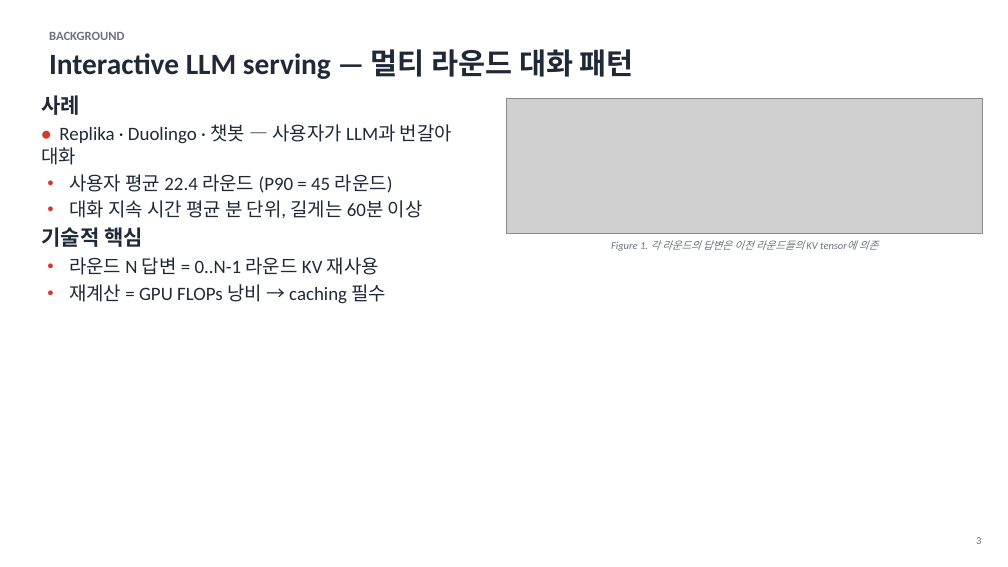
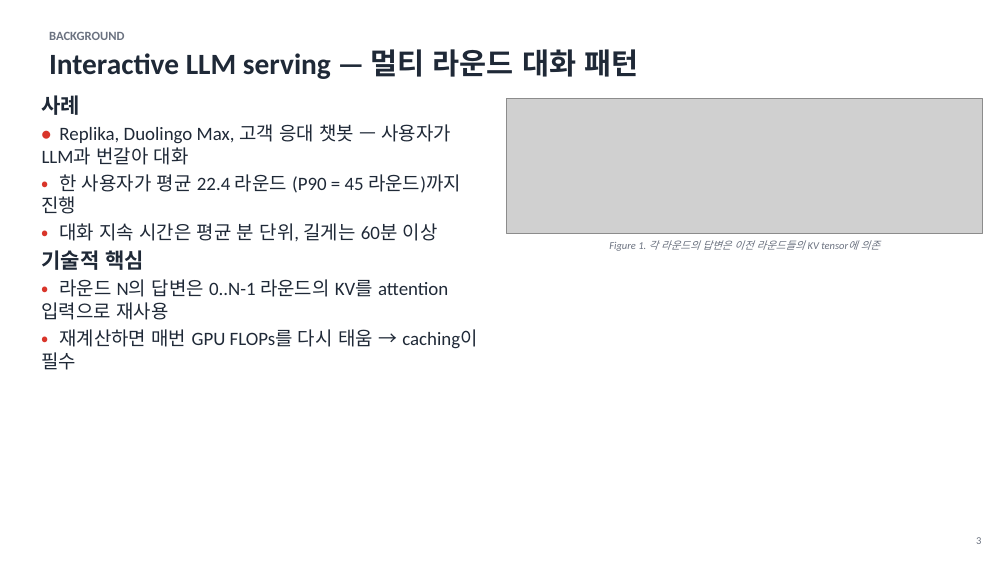
Before and after one commit to Daejun/bidaw, a slide deck: slide 3 of Bidaw_seminar.pptx. Drawn at 1008x567 pixels with LibreOffice and Linux fonts; fonts in the diff are those of the drawing; grey boxes stand for pictures. Boxes give left, top, right and bottom in pixels: in the first picture for what was removed or moved away, otherwise in the second. Text is boxed around its words. In the diff, an @@ line names an element or a change of style, - is before the commit and + after.

```diff
--- a/Bidaw_seminar.pptx
+++ b/Bidaw_seminar.pptx
@@ text at (42,124,461,241): text changed @@
-• Replika · Duolingo · 챗봇 — 사용자가 LLM과 번갈아 대화
-• 사용자 평균 22.4 라운드 (P90 = 45 라운드)
-• 대화 지속 시간 평균 분 단위, 길게는 60분 이상
+• Replika, Duolingo Max, 고객 응대 챗봇 — 사용자가 LLM과 번갈아 대화
+• 한 사용자가 평균 22.4 라운드 (P90 = 45 라운드)까지 진행
+• 대화 지속 시간은 평균 분 단위, 길게는 60분 이상
@@ text at (42,279,477,370): text changed @@
-• 라운드 N 답변 = 0..N-1 라운드 KV 재사용
-• 재계산 = GPU FLOPs 낭비 → caching 필수
+• 라운드 N의 답변은 0..N-1 라운드의 KV를 attention 입력으로 재사용
+• 재계산하면 매번 GPU FLOPs를 다시 태움 → caching이 필수
```
Also in this commit, not shown: 15 other slides changed, 3 other files.
